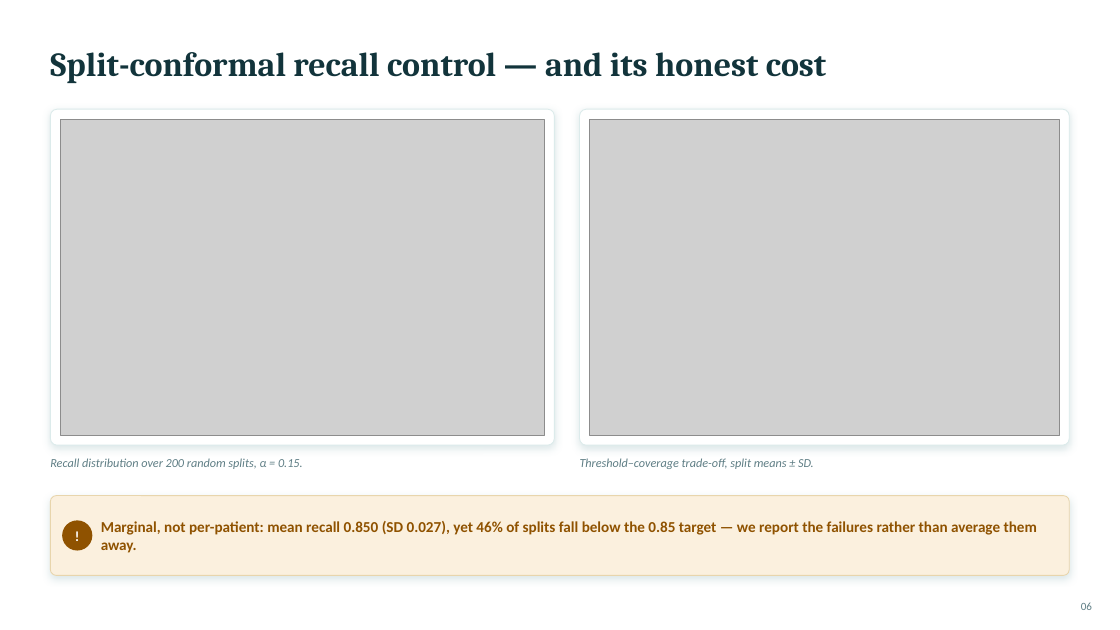
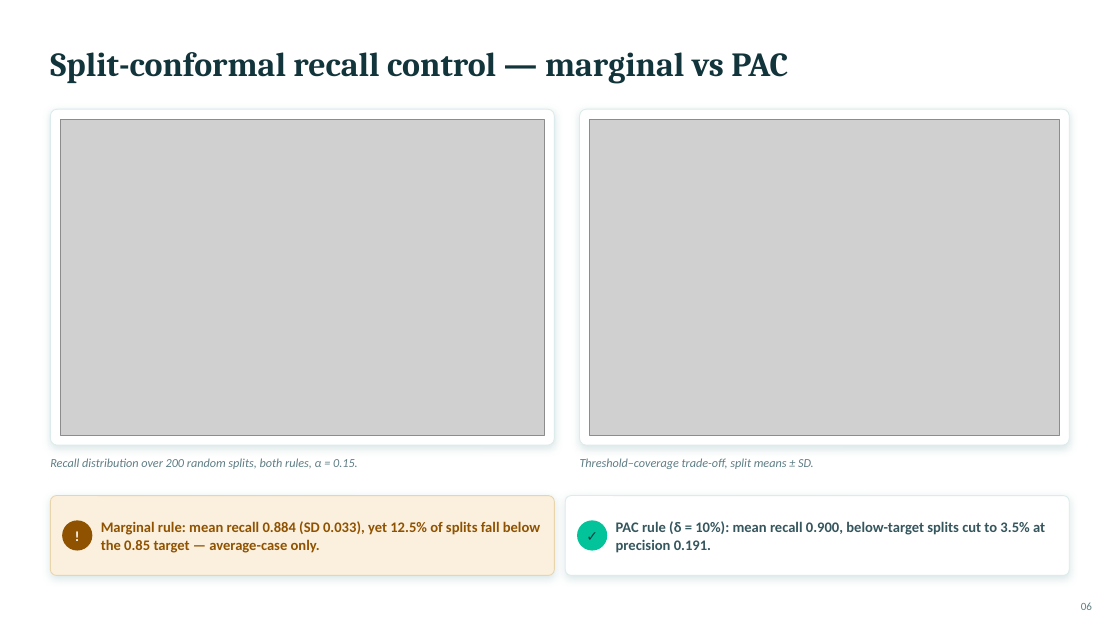
Before and after one commit to vaibhav7087/curago_paper_version, a slide deck: slide 6 of ppt/paper_presentation.pptx. Drawn at 1120x630 pixels with LibreOffice and Linux fonts; fonts in the diff are those of the drawing; grey boxes stand for pictures. Boxes give left, top, right and bottom in pixels: in the first picture for what was removed or moved away, otherwise in the second. Text is boxed around its words. In the diff, an @@ line names an element or a change of style, - is before the commit and + after.

Commit message:
paper: review scope T1-T3 - calibrated primary model + nested cross-fitted thresholds, PAC conformal guarantee, correctness/prose fixes; all artifacts regenerated, docs synced, self-score 98

```diff
--- a/ppt/paper_presentation.pptx
+++ b/ppt/paper_presentation.pptx
@@ text at box(50, 52, 788, 84): text changed @@
-Split-conformal recall control — and its honest cost
+Split-conformal recall control — marginal vs PAC
@@ text at box(50, 458, 358, 469): text changed @@
-Recall distribution over 200 random splits, α = 0.15.
+Recall distribution over 200 random splits, both rules, α = 0.15.
@@ rounded rectangle: place and size @@
-rounded rectangle at box(50, 496, 1070, 576)
+rounded rectangle at box(50, 496, 555, 576)
@@ rounded rectangle added at box(565, 496, 1070, 576), fill #FFFFFF, outline #DCEBEB 0.75 pt @@
@@ text at box(101, 521, 540, 553): text changed; size 13 to 12.5 pt @@
-Marginal, not per-patient: mean recall 0.850 (SD 0.027), yet 46% of splits fall below the 0.85 target — we report the failures rather than average them away.
+Marginal rule: mean recall 0.884 (SD 0.033), yet 12.5% of splits fall below the 0.85 target — average-case only.
@@ ellipse added at box(577, 521, 607, 551), fill #02C39A, 12 pt, text #0A3D46, bold @@
+✓
@@ text added at box(616, 521, 1045, 553), 12.5 pt, text #35565D, bold @@
+PAC rule (δ = 10%): mean recall 0.900, below-target splits cut to 3.5% at precision 0.191.
```
Also in this commit, not shown: 5 other slides changed, 56 other files.
